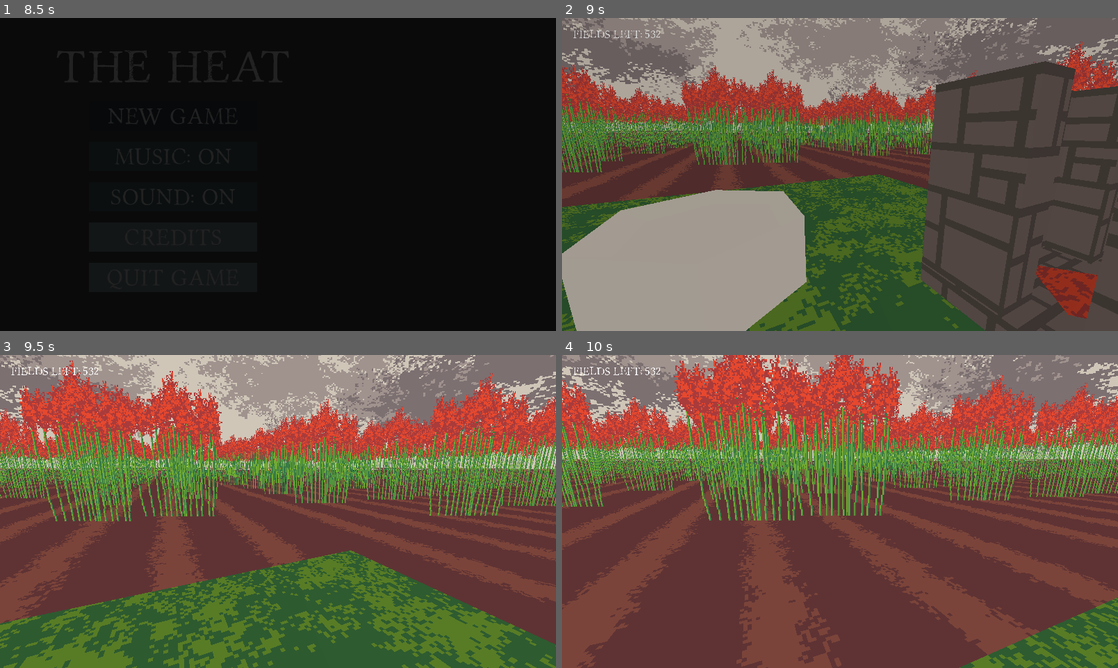
Above: before the commit, frames 1-4 (two rows, left to right).
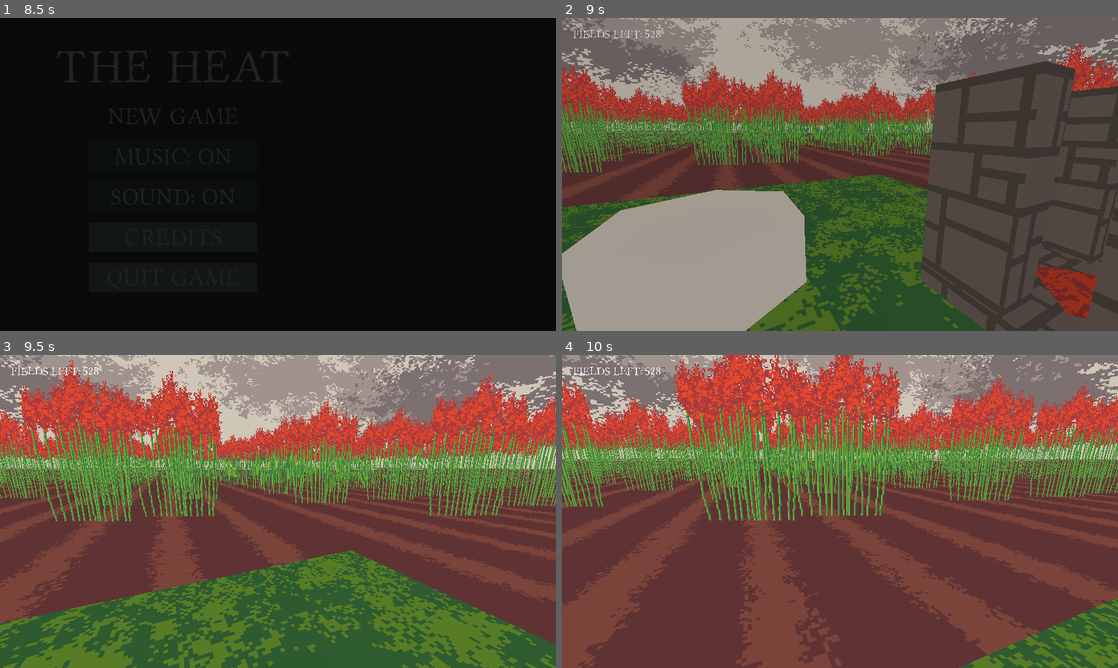
Above: after the commit, the same moments.

Repository: dzejpi/the-heat
Game: Godot game, scene res://scenes/SplashScene.tscn
Two runs of this game, one before a commit and one after it. Both use one fixed random seed, a clock stepped at 60 frames per second and the inputs below.
Inputs (mouse positions are in pixels of both pictures, inside the frame that each line leads up to):
- Up to frame 1 (8.5 s): move the mouse to (400, 158) at 0.52 s; hold D (move_right) 0.53-1.28 s; tap Space (dialog_end) at 0.6, 2.75, 5.75, 7.35 s; move the mouse to (166, 190) at 1.27 s; hold S (move_down) 1.28-2.03 s; click (166, 190) at 1.35 s; tap Enter at 2, 5 s; move the mouse to (333, 105) at 2.02 s; hold D (move_right) 2.03-2.78 s; tap 1 (item_1) at 2.1 s; move the mouse to (250, 237) at 2.77 s; hold W (move_up) 2.78-3.53 s; tap 2 (item_2) at 2.85 s; move the mouse to (444, 221) at 3.52 s; hold A (move_left) 3.53-5.03 s; tap 3 (item_3) at 3.6 s; move the mouse to (111, 127) at 4.27 s; tap 4 (item_4) at 4.35 s; move the mouse to (305, 174) at 5.02 s; hold S (move_down) 5.03-5.78 s; tap Mouse wheel down (item_change_down) at 5.1 s; move the mouse to (194, 96) at 5.77 s; hold D (move_right) 5.78-6.53 s; tap Mouse wheel up (item_change_up) at 5.85 s; move the mouse to (400, 158) at 6.52 s; hold W (move_up) 6.53-7.28 s; hold Shift (move_sprint) 6.53-7.28 s; move the mouse to (166, 190) at 7.27 s; hold D (move_right) 7.28-8 s; click "New Game" at 8 s
- Up to frame 2 (9 s): move the mouse to (851, 168) at 8.77 s; hold W (move_up) from 8.78 s (still down); click (851, 168) at 8.85 s
- Up to frame 3 (9.5 s): keep holding W (move_up)
- Up to frame 4 (10 s): move the mouse to (834, 517) at 9.52 s; release W (move_up) at 9.53 s; hold A (move_left) from 9.53 s (still down); tap 1 (item_1) at 9.6 s

Frame 1 is identical in both runs. In frame 2, less than 0.1% of the frame differs, in the area x 16-52%, y 4-38%; in frame 3, 0.1%, in the area x 16-53%, y 4-39%; in frame 4, less than 0.1%.

Commit message:
Added the counter for fields currently being on fire. If their amount gets too low, random field catches fire to keep going.

Diff:
--- a/scenes/GameSceneOne.tscn
+++ b/scenes/GameSceneOne.tscn
@@ -6,7 +6,6 @@
 [ext_resource path="res://scenes/PlayerScene.tscn" type="PackedScene" id=4]
 [ext_resource path="res://scenes/EnvironmentScene.tscn" type="PackedScene" id=5]
 [ext_resource path="res://assets/visual/skybox/ase_skybox.png" type="Texture" id=6]
-[ext_resource path="res://scenes/SorghumScene.tscn" type="PackedScene" id=7]
 [ext_resource path="res://assets/3d/blend_well.obj" type="ArrayMesh" id=8]
 [ext_resource path="res://scenes/FenceScene.tscn" type="PackedScene" id=9]
 [ext_resource path="res://scenes/TzitzimitlScene.tscn" type="PackedScene" id=10]
@@ -86,26 +85,6 @@
 
 [node name="Crops" type="Node" parent="."]
 
-[node name="Sorghum" parent="Crops" instance=ExtResource( 7 )]
-transform = Transform( 3, 0, 0, 0, 3, 0, 0, 0, 3, -29.6862, 0, 31.6455 )
-health = 60
-is_burning = true
-
-[node name="Sorghum2" parent="Crops" instance=ExtResource( 7 )]
-transform = Transform( 3, 0, 0, 0, 3, 0, 0, 0, 3, -39.7989, 0, -39.2304 )
-health = 60
-is_burning = true
-
-[node name="Sorghum3" parent="Crops" instance=ExtResource( 7 )]
-transform = Transform( 3, 0, 0, 0, 3, 0, 0, 0, 3, 32.0856, 0, -39.2304 )
-health = 60
-is_burning = true
-
-[node name="Sorghum4" parent="Crops" instance=ExtResource( 7 )]
-transform = Transform( 3, 0, 0, 0, 3, 0, 0, 0, 3, 32.0856, 0, 31.6112 )
-health = 60
-is_burning = true
-
 [node name="CropGenerator" type="Node" parent="Crops"]
 script = ExtResource( 11 )
 
--- a/scripts/GlobalVar.gd
+++ b/scripts/GlobalVar.gd
@@ -8,6 +8,7 @@
 var is_game_paused = false
 
 var field_amount = 0
+var fields_on_fire = 0
 
 #func _ready():
 #	pass
--- a/scripts/SorghumScript.gd
+++ b/scripts/SorghumScript.gd
@@ -37,6 +37,8 @@
 		GlobalVar.field_amount += 1
 		crop_counted = true
 
+	check_fields_on_fire()
+
 
 func manage_fire(delta):
 	if is_burning:
@@ -51,9 +53,12 @@
 
 		if health <= 0:
 			health = 0
+			if !is_burned:
+				GlobalVar.field_amount -= 1
+				GlobalVar.fields_on_fire -= 1
 			is_burned = true
 			is_burning = false
-			GlobalVar.field_amount -= 1
+
 			print("Fields left: " + String(GlobalVar.field_amount))
 			update_crop_sprite()
 	if !is_damaged:
@@ -107,6 +112,8 @@
 
 
 func extinguish_fire():
+	if is_burning:
+		GlobalVar.fields_on_fire -= 1
 	is_burning = false
 	change_fire_animation()
 
@@ -123,9 +130,10 @@
 
 
 func harvest_crop():
+	if !is_harvested:
+		GlobalVar.field_amount -= 1
 	is_harvested = true
 	update_crop_sprite()
-	GlobalVar.field_amount -= 1
 	print("Fields left: " + String(GlobalVar.field_amount))
 
 
@@ -134,6 +142,9 @@
 	plant_sprite.hide()
 	plant_fire_sprite.hide()
 
+	if !is_burned:
+		GlobalVar.field_amount -= 1
+		GlobalVar.fields_on_fire -= 1
 	is_burned = true
 
 
@@ -141,6 +152,8 @@
 	print("Body " + body.name + "entered crop.")
 
 	if body.name != "Player":
+		if !is_burning:
+			GlobalVar.fields_on_fire += 1
 		is_burning = true
 		update_crop_sprite()
 
@@ -151,3 +164,13 @@
 	amber_instance.global_transform.origin.x = self.global_transform.origin.x
 	amber_instance.global_transform.origin.y = 2
 	amber_instance.global_transform.origin.z = self.global_transform.origin.z
+
+
+func check_fields_on_fire():
+	if GlobalVar.fields_on_fire < 2:
+		var randomNumber = randi()%101+1
+		if randomNumber == 1:
+			if !is_burning:
+				GlobalVar.fields_on_fire += 1
+			is_burning = true
+			update_crop_sprite()
Not shown: 1 places in scenes/GameSceneOne.tscn that only renumber resources
